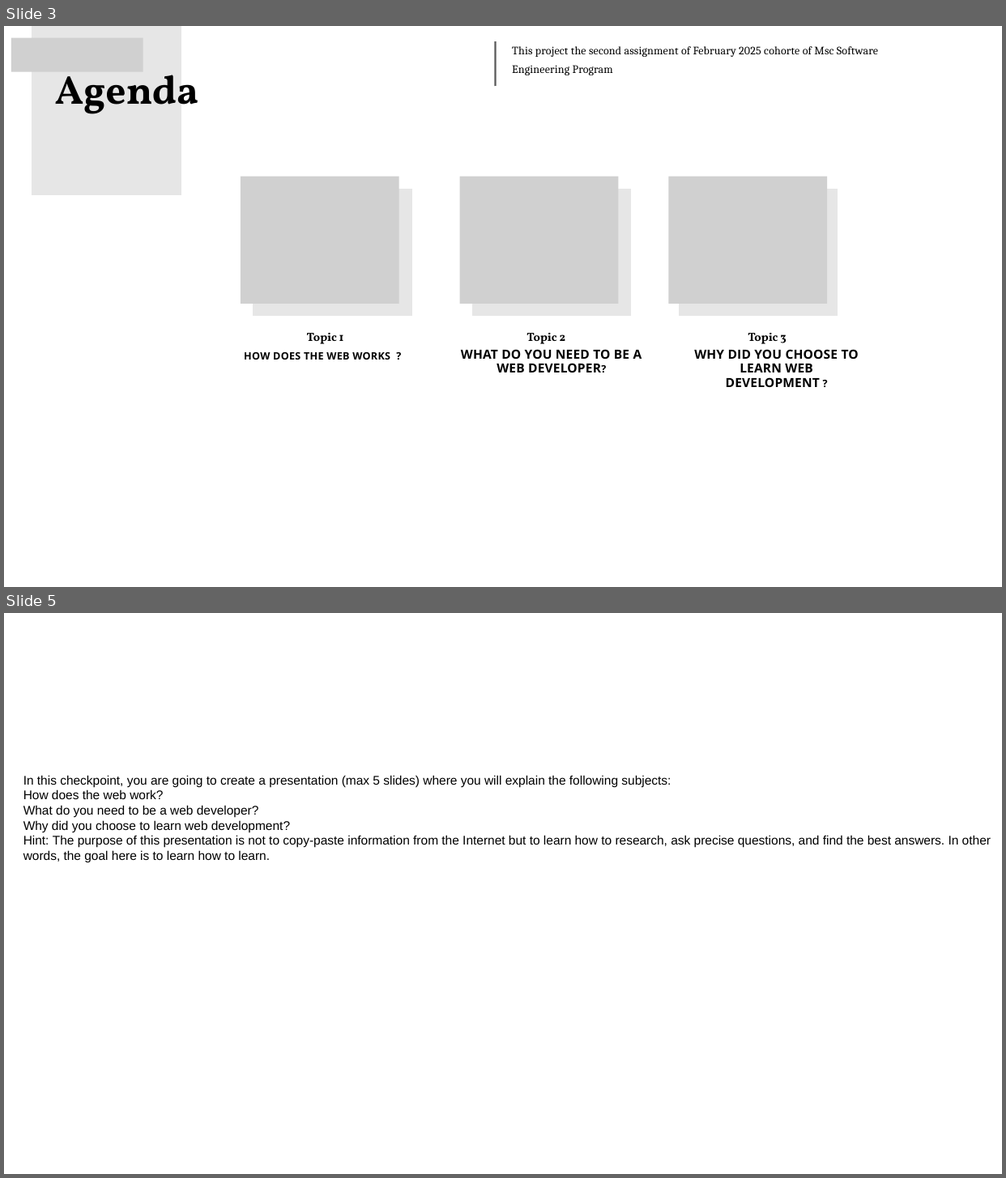
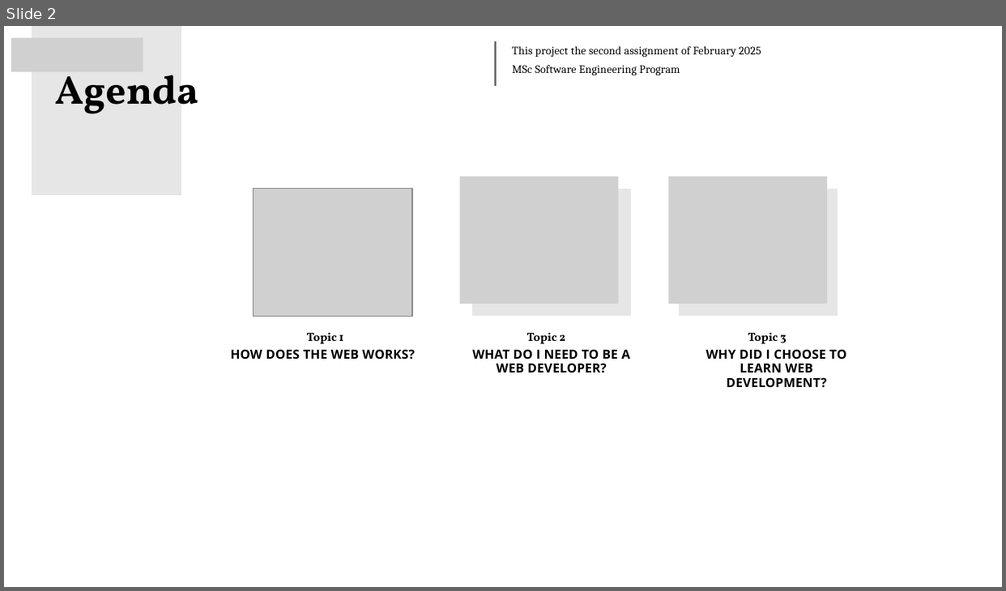
Before and after one commit to Buroval/MY_AIM, a slide deck: Presentation.pptx. Shown one above the other, each under a label of ours: slides 3 and 5 before the commit, slide 2 after it; the slides between them are not shown. The pictures are 1006x1178 and 1006x591 pixels, drawn with LibreOffice and Linux fonts; fonts in the diff are those of the drawing; grey boxes stand for pictures. Boxes give left, top, right and bottom in pixels: in the first picture for what was removed or moved away, otherwise in the second. Text is boxed around its words. In the diff, an @@ line names an element or a change of style, - is before the commit and + after.

Commit message:
My homework #3 How does the web works?

```diff
--- a/Presentation.pptx
+++ b/Presentation.pptx
@@ slide 5 removed at <box>4,613,1002,1174</box>, background #FFFFFF @@
@@ text removed at <box>23,775,991,863</box> @@
-In this checkpoint, you are going to create a presentation (max 5 slides) where you will explain the following subjects:
-How does the web work?
-What do you need to be a web developer?
-Why did you choose to learn web development?
-Hint: The purpose of this presentation is not to copy-paste information from the Internet but to learn how to research, ask precise questions, and find the best answers. In other words, the goal here is to learn how to learn.
@@ what was slide 3 is now slide 2 @@
@@ slide 2 changed as well @@
@@ text at <box>512,46,761,75</box>: text changed @@
-This project the second assignment of February 2025 cohorte of Msc Software Engineering Program
+This project the second assignment of February 2025
+MSc Software Engineering Program
@@ picture: place and size @@
-picture at <box>241,177,398,304</box>
+picture at <box>253,189,412,317</box>
@@ text at <box>231,349,415,360</box>: text changed; size 8.1 to 10 pt @@
-HOW DOES THE WEB WORKS ?
+HOW DOES THE WEB WORKS?
@@ text at <box>472,349,630,373</box>: text changed @@
-WHAT DO YOU NEED TO BE A WEB DEVELOPER?
+WHAT DO I NEED TO BE A WEB DEVELOPER?
@@ text at <box>706,349,846,388</box>: text changed @@
-WHY DID YOU CHOOSE TO LEARN WEB DEVELOPMENT ?
+WHY DID I CHOOSE TO LEARN WEB DEVELOPMENT?
```
Also in this commit, not shown: 2 other slides changed, 2 slides added, 1 other slide removed.
